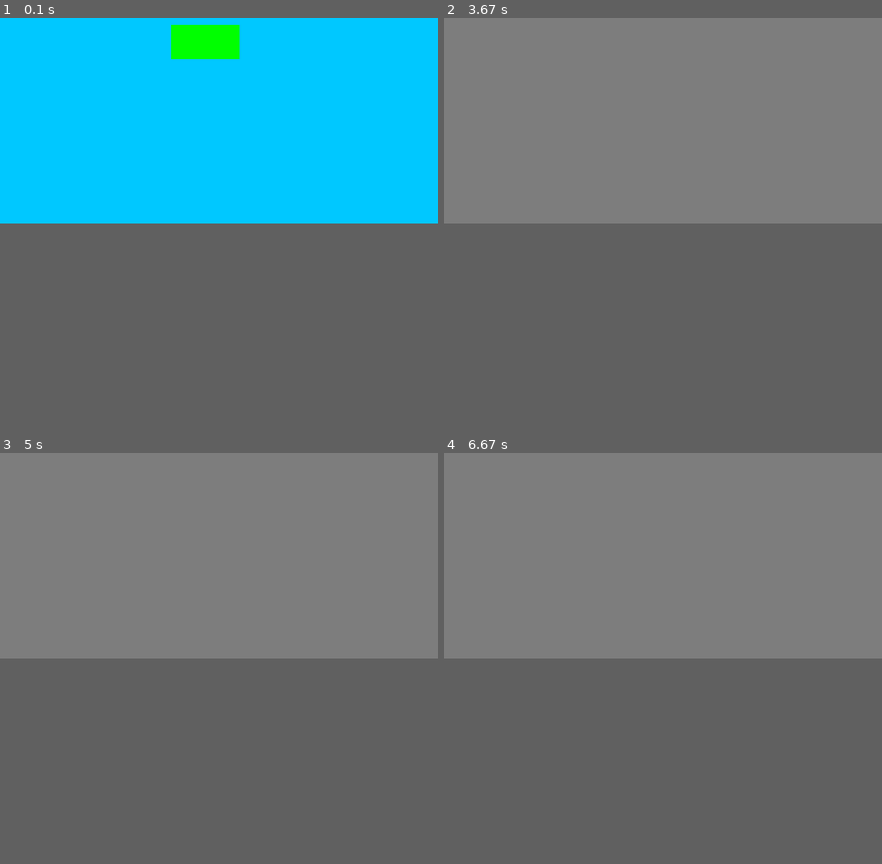
Above: before the commit, frames 1-4 (two rows, left to right).
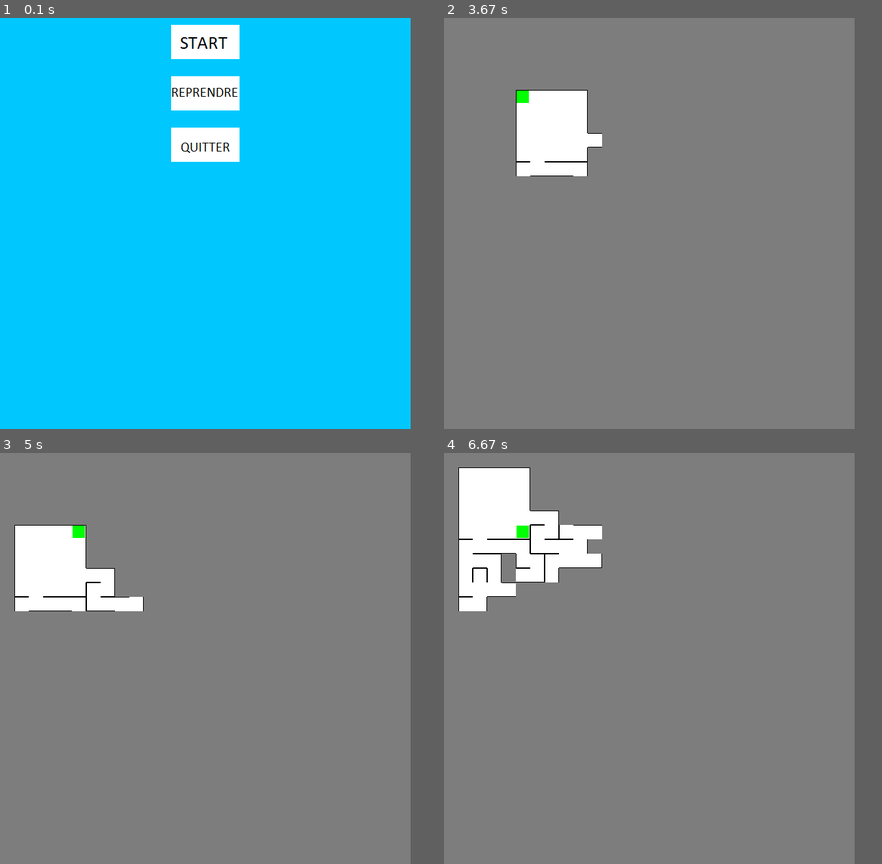
Above: after the commit, the same moments.

Repository: MartinRB45534/Escape
Game: pygame game, started from testsouris.py
Two runs of this game, one before a commit and one after it. Both use one fixed random seed, a clock stepped at 60 frames per second and the inputs below.
Inputs (mouse positions are in pixels of both pictures, inside the frame that each line leads up to):
- Up to frame 1 (0.1 s): no input
- Up to frame 2 (3.67 s): click (649, 42) at 3.53 s
- Up to frame 3 (5 s): tap Space at 3.8 s; hold Up 4.13-4.6 s; hold Right from 4.63 s (still down)
- Up to frame 4 (6.67 s): release Right at 5.27 s; hold Down 5.3-5.67 s; hold Left 5.7-6.17 s; hold Right from 6.2 s (still down)
In our replay, the window is 640x300 before the commit and 600x600 after it. These sizes can differ from the game's own. Grey fills any space a smaller window leaves; there, only what the larger window draws over its background counts as a difference.

The runs differ from the first frame. In frame 1, 3.9% of the frame differs, in the area x 39-55%, y 1-35%; in frame 2, 3.6%; in frame 3, 4.4%; in frame 4, 7.1%, in the area x 3-37%, y 3-39%.

Commit message:
meilleur menu
meilleur menu avec des boutons qui ressemblent a des boutons de plus il a été rajouté un moyen de reprendre la partie et de la recommencer lorsque l'on appuie sur la croix.

Diff:
--- a/Niveau.py
+++ b/Niveau.py
@@ -175,7 +175,6 @@
                 self.ecran_fin_niveau(self.textLose)
                 run=False
             pygame.display.update()
-        pygame.quit()
 
     def traitement_evenements(self):
         """
--- a/testsouris.py
+++ b/testsouris.py
@@ -3,51 +3,78 @@
 from Constantes import *
 
 difficulté = HARD
-#mode affichage peut valoir voir_tout, parcours_en_profondeur ou aveugle. A gérer dans le menu ?
-mode_affichage = parcours_en_profondeur
+mode_affichage = distance_max
 
-niv = Niveau(difficulté,mode_affichage)
+
 
 
 pygame.init()
 clock = pygame.time.Clock()
 
-
 CIEL = 0, 200, 255
 GREEN = 0, 255, 0
+YELLOW = 255, 255, 0
+BLACK = 0,0,0
+def main():
+    fenetre = pygame.display.set_mode((640, 300))
+    start = pygame.image.load("start.png").convert()
+    reprendre = pygame.image.load("reprendre.png").convert()
+    quitter = pygame.image.load("quitter.png").convert()
 
 
-def main():
-    fenetre = pygame.display.set_mode((640, 300))
     loop = True
     green_color = GREEN
+    yellow_color = YELLOW
+    black_color = BLACK
+    NIVEXIST= False
     while loop:
+        if not(NIVEXIST) :
+            niv = Niveau(difficulté,mode_affichage)
+            NIVEXIST = True
+
         background = pygame.Surface(fenetre.get_size())
         background.fill(CIEL)
 
         # Ajout du fond dans la fenêtre
         fenetre.blit(background, (0, 0))
 
-        # ca crée un rectangle vert
+        # ça crée un rectangle vert
         rect_green = pygame.draw.rect(fenetre, green_color, [250, 10, 100, 50])
+        fenetre.blit(start, (250,10))
+
+        rect_yellow = pygame.draw.rect(fenetre, yellow_color, [250, 85, 100, 50])
+        fenetre.blit(reprendre, (250,85))
+
+        rect_black= pygame.draw.rect(fenetre, black_color, [250, 160, 100, 50])
+        fenetre.blit(quitter, (250,160))
 
         # retourne 1 si le curseur est au dessus du bouton
         mouse_xy = pygame.mouse.get_pos()
 
         over_green = rect_green.collidepoint(mouse_xy)
+        over_yellow = rect_yellow.collidepoint(mouse_xy)
+        over_black = rect_black.collidepoint(mouse_xy)
+
 
         for event in pygame.event.get():
             if event.type == pygame.QUIT:
                 loop = False
             # si clic, le jeu se lance
             elif event.type == pygame.MOUSEBUTTONDOWN and over_green:
+                niv = Niveau(difficulté,mode_affichage)
                 niv.run()
 
+            elif event.type == pygame.MOUSEBUTTONDOWN and over_yellow:
+                niv.run()
+
+            elif event.type == pygame.MOUSEBUTTONDOWN and over_black:
+                pygame.quit()
 
         # Actualisation de l'affichage
         pygame.display.flip()
         # 10 fps
         clock.tick(10)
 
+
 if __name__ == '__main__':
     main()
Binary file added: quitter.png
Binary file added: reprendre.png
Binary file added: start.png
